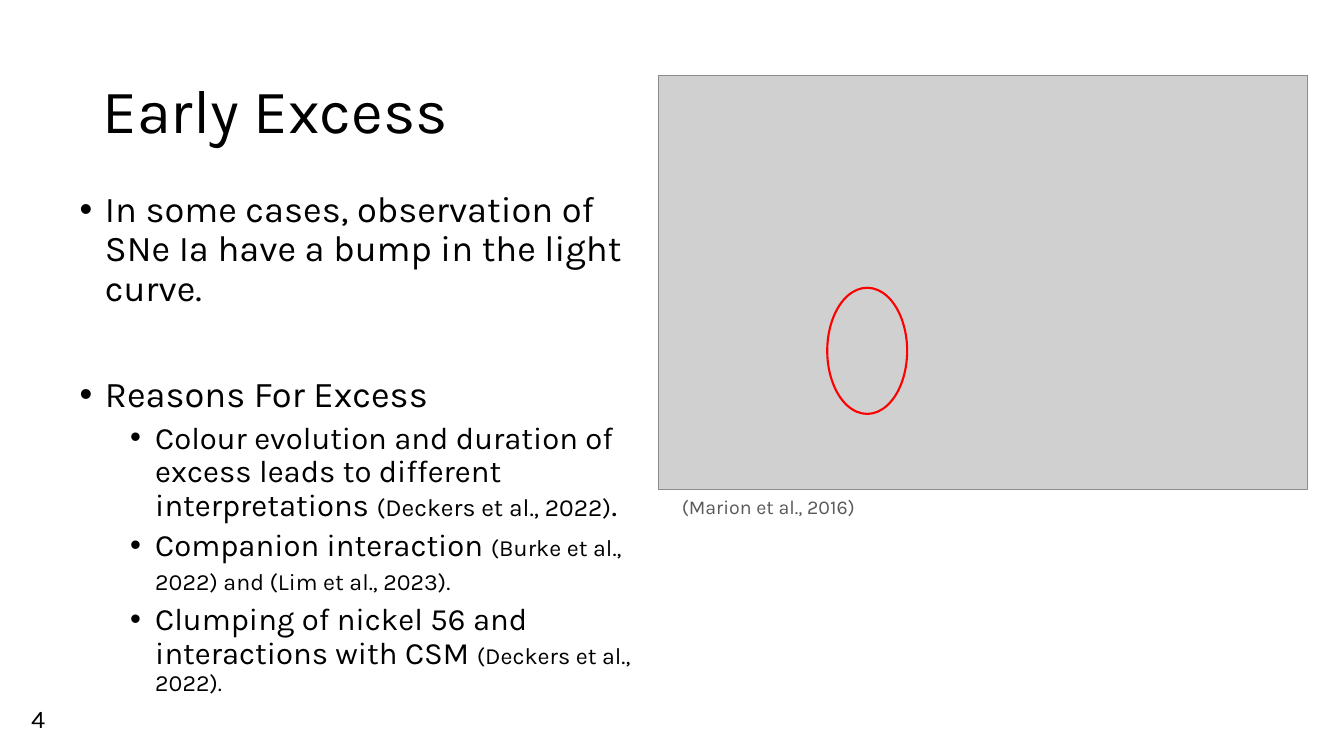
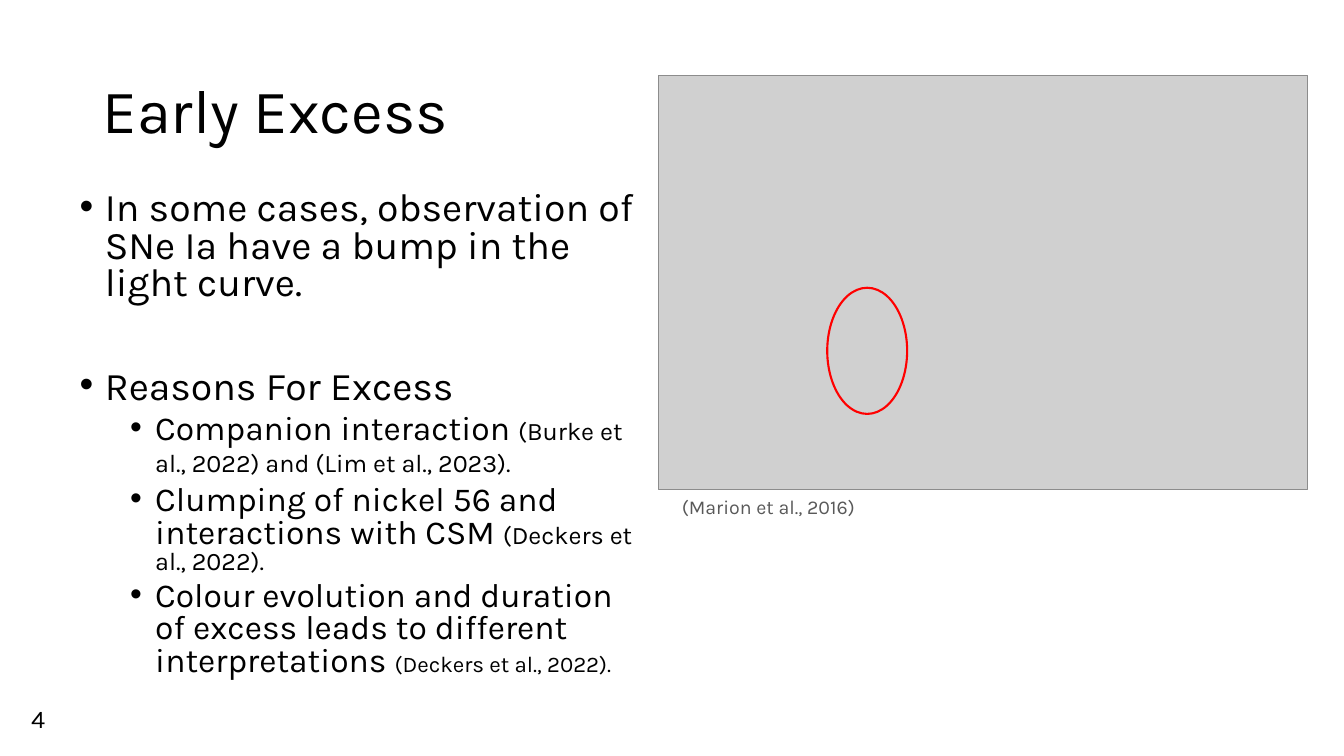
Before and after one commit to Webd0g/Honours_Project, a slide deck: slide 5 of Oral_presentation/Oral_Presentation.pptx. Drawn at 1344x756 pixels with LibreOffice and Linux fonts; fonts in the diff are those of the drawing; grey boxes stand for pictures; background and template pictures are left out. Boxes give left, top, right and bottom in pixels: in the first picture for what was removed or moved away, otherwise in the second. Text is boxed around its words. In the diff, an @@ line names an element or a change of style, - is before the commit and + after.

```diff
--- a/Oral_presentation/Oral_Presentation.pptx
+++ b/Oral_presentation/Oral_Presentation.pptx
@@ text at [105,194,633,573]: size 25.9 to 28 pt in "In some cases, observation of SNe Ia ...", "Reasons For Excess"; size 22.2 to 24 pt in "Companion interaction", "Clumping of nickel 56 and interactions with ..."; size 16.6 to 18 pt in "(Burke et al., 2022) and (Lim et ...", "(Deckers et al., 2022)."; line spacing 0.9 to 0.8 @@
@@ text at [155,427,613,523]: paragraph removed @@
-  • Colour evolution and duration of excess leads to different interpretations (Deckers et al., 2022).
@@ text at [155,584,612,680]: paragraph added @@
+  • Colour evolution and duration of excess leads to different interpretations (Deckers et al., 2022).
```
Also in this commit, not shown: 3 other slides changed, 10 other files.
